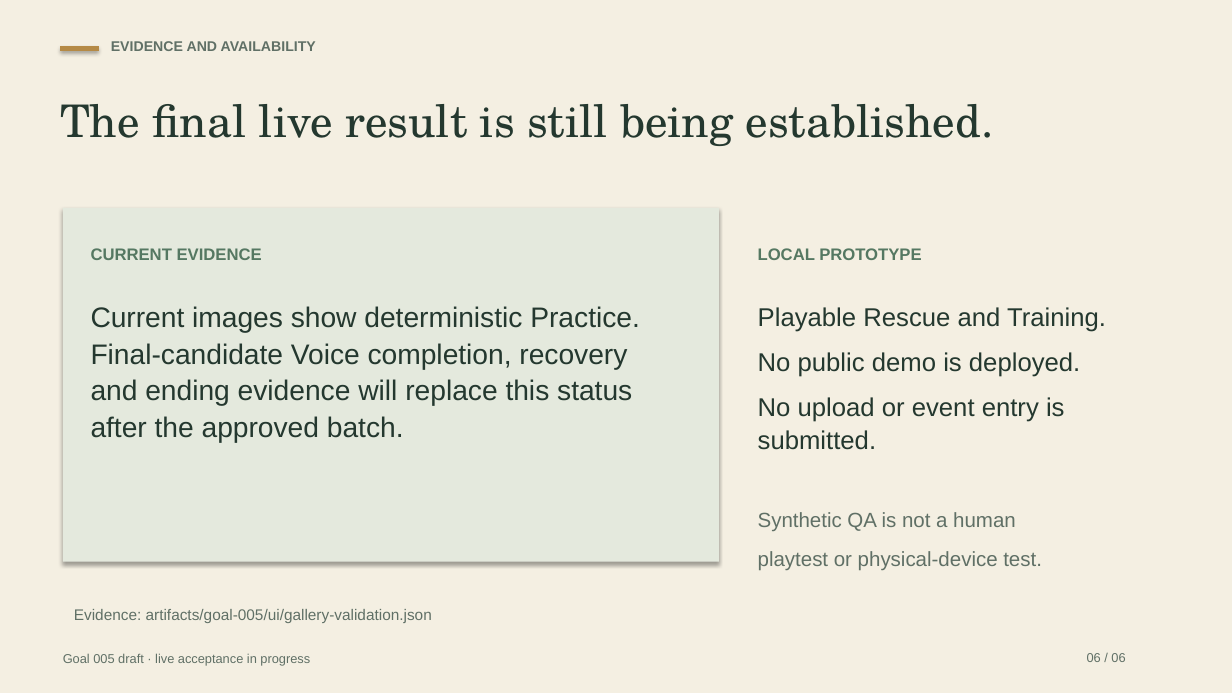
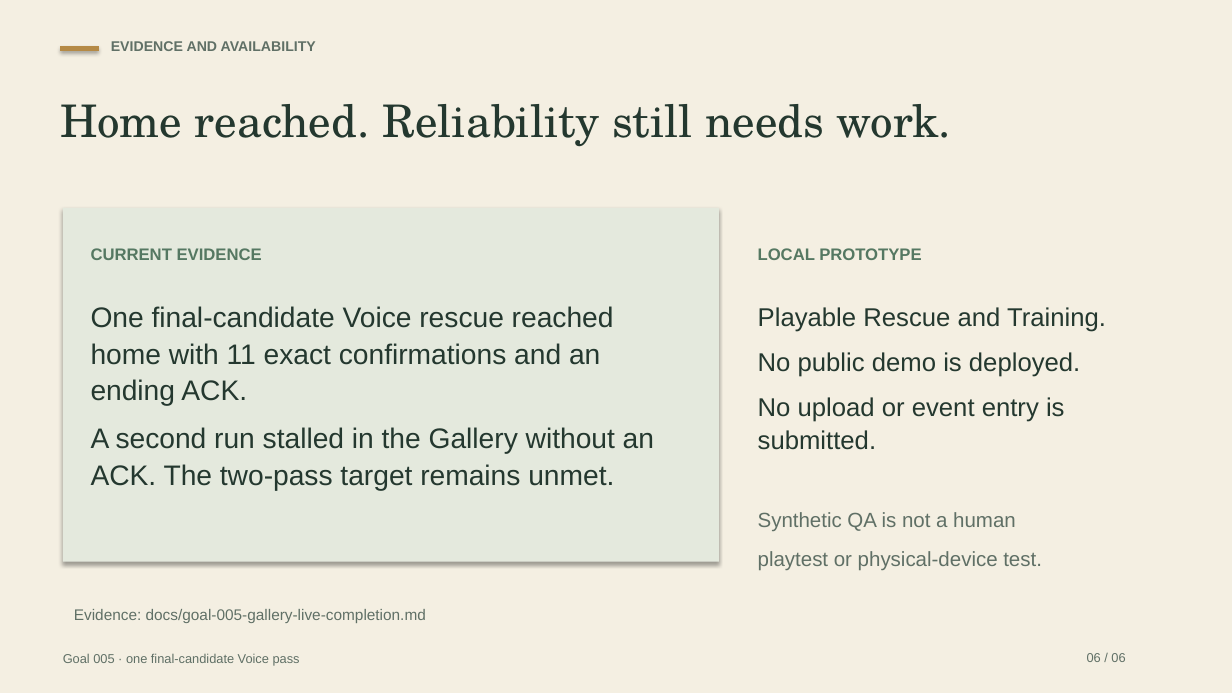
Before and after one commit to catlover-bot/talk-me-home, a slide deck: slide 6 of submission/Talk_Me_Home_Goal005_Pitch.pptx. Drawn at 1232x693 pixels with LibreOffice and Linux fonts; fonts in the diff are those of the drawing. Boxes give left, top, right and bottom in pixels: in the first picture for what was removed or moved away, otherwise in the second. Text is boxed around its words. In the diff, an @@ line names an element or a change of style, - is before the commit and + after.

Commit message:
Deliver Goal 005 evidence and local media with one verified Voice rescue
Record all eight consumed attempts, the final candidate's complete ordinary
Voice rescue, and its failed recovery sample without a remote ending ACK.
Keep the two-pass target unmet and preserve all historical accounting.

Deliver the Gallery demonstration, native pitch deck and PDF with actual
source provenance. Keep the MP4 local, public Live disabled and runtime/player
bytes identical to the frozen 2edf791 candidate.

```diff
--- a/submission/Talk_Me_Home_Goal005_Pitch.pptx
+++ b/submission/Talk_Me_Home_Goal005_Pitch.pptx
@@ text at (60,104,951,147): text changed @@
-The final live result is still being established.
+Home reached. Reliability still needs work.
@@ text at (91,306,654,491): text changed @@
-Current images show deterministic Practice. Final-candidate Voice completion, recovery and ending evidence will replace this status after the approved batch.
+One final-candidate Voice rescue reached home with 11 exact confirmations and an ending ACK.
+A second run stalled in the Gallery without an ACK. The two-pass target remains unmet.
@@ text at (74,609,426,623): text changed @@
-Evidence: artifacts/goal-005/ui/gallery-validation.json
+Evidence: docs/goal-005-gallery-live-completion.md
@@ text at (63,653,300,666): text changed @@
-Goal 005 draft · live acceptance in progress
+Goal 005 · one final-candidate Voice pass
```
Also in this commit, not shown: 4 other slides changed, 1 slide added, 1 slide removed, 38 other files.
